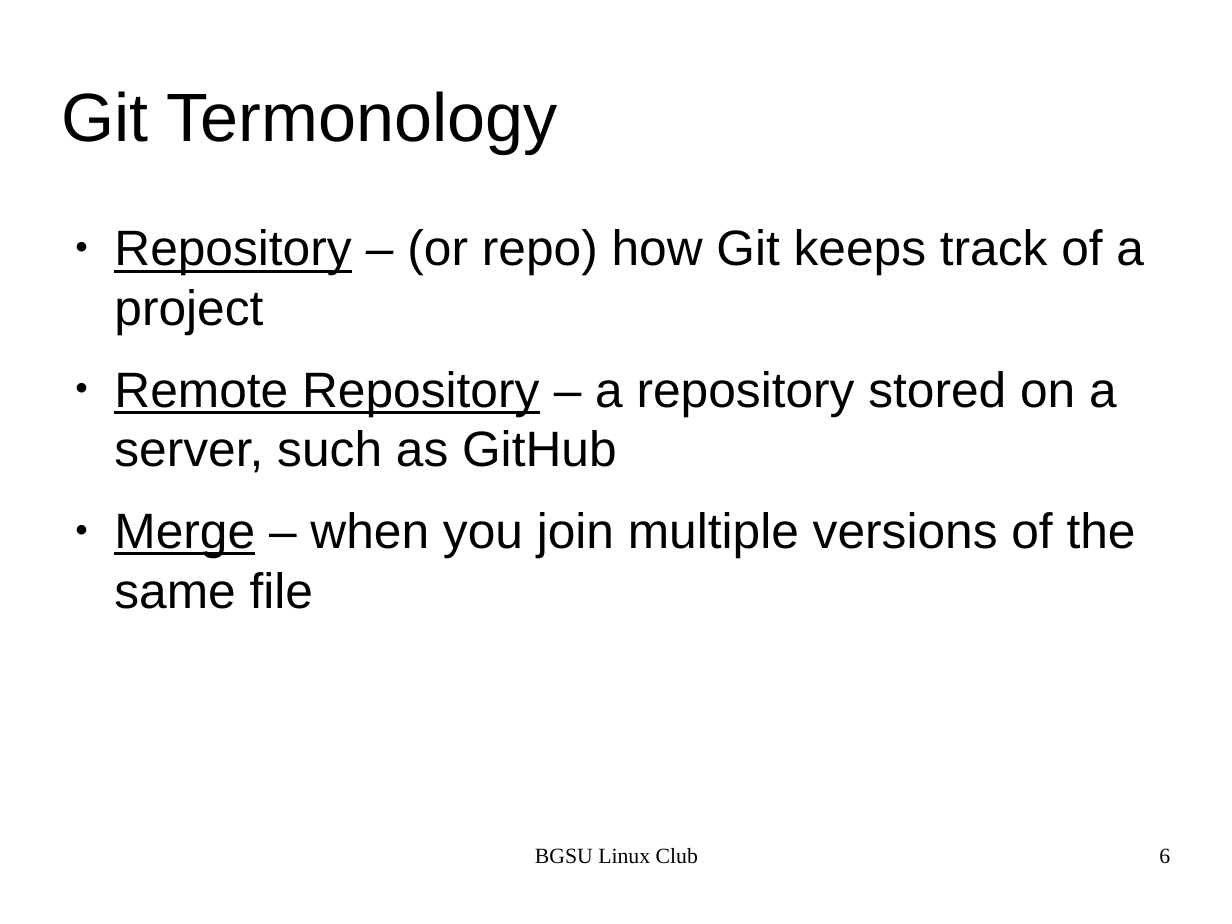
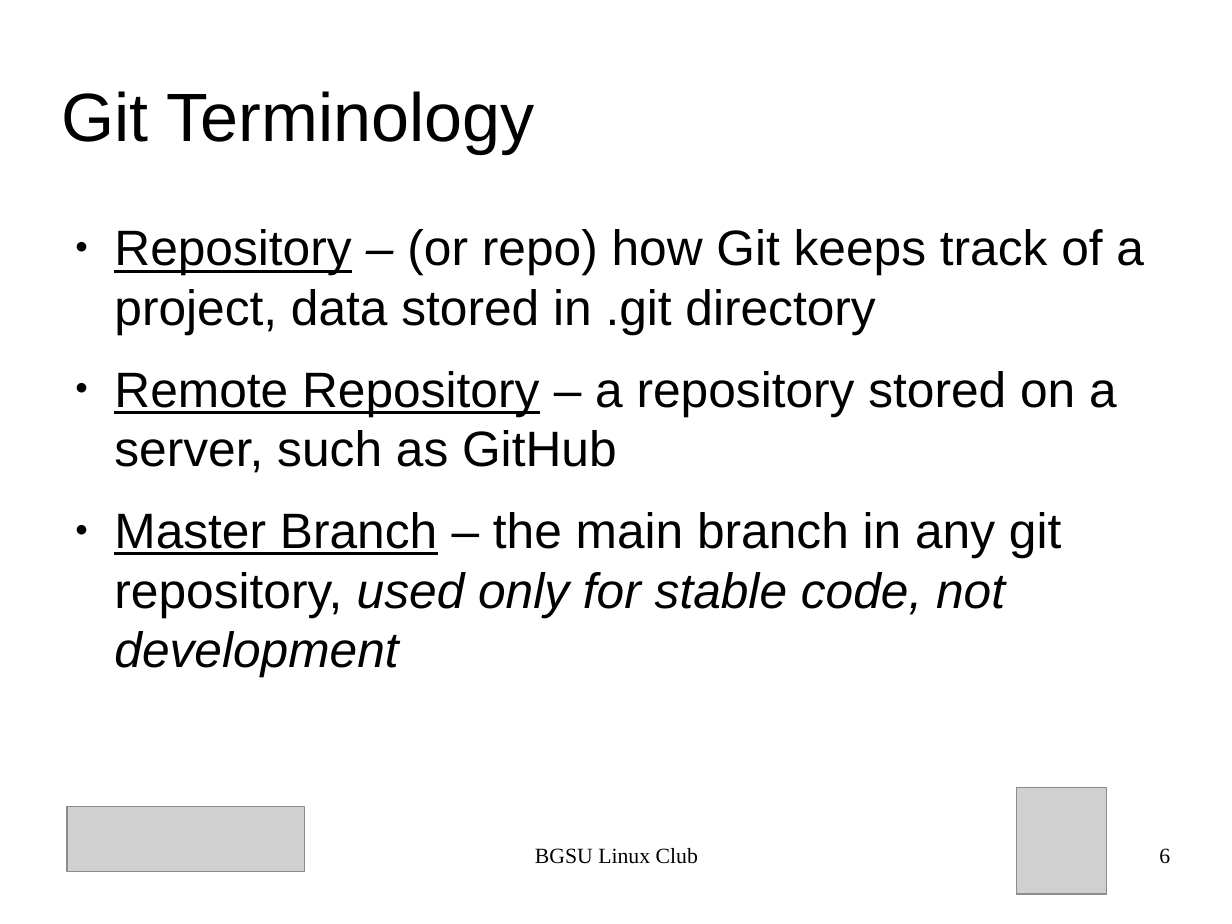
Before and after one commit to BGSU-Linux-Club/BGSU-Git-Tutorial, a slide deck: slide 6 of presentation.odp. Drawn at 1232x924 pixels with LibreOffice and Linux fonts; fonts in the diff are those of the drawing; grey boxes stand for pictures. Boxes give left, top, right and bottom in pixels: in the first picture for what was removed or moved away, otherwise in the second. Text is boxed around its words. In the diff, an @@ line names an element or a change of style, - is before the commit and + after.

```diff
--- a/presentation.odp
+++ b/presentation.odp
@@ title at bbox=[62, 91, 534, 153]: text changed @@
-Git Termonology
+Git Terminology
@@ text at bbox=[114, 229, 1144, 335]: text changed @@
-● Repository – (or repo) how Git keeps track of a project
+● Repository – (or repo) how Git keeps track of a project, data stored in .git directory
@@ text at bbox=[114, 512, 1061, 677]: text changed @@
-● Merge – when you join multiple versions of the same file
+● Master Branch – the main branch in any git repository, used only for stable code, not development
@@ picture added at bbox=[67, 807, 304, 872] @@
@@ picture added at bbox=[1017, 788, 1107, 894] @@
```
Also in this commit, not shown: 4 other slides changed, 5 slides added, 1 other file.
